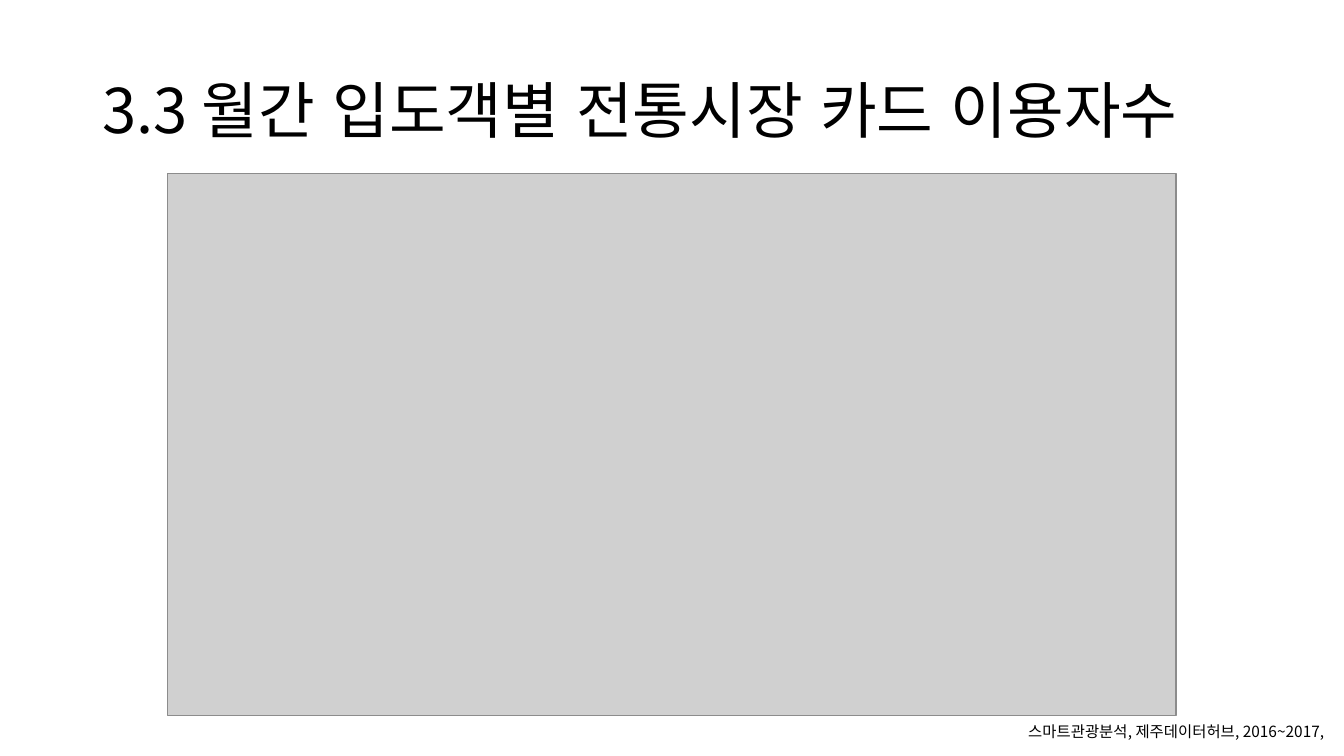
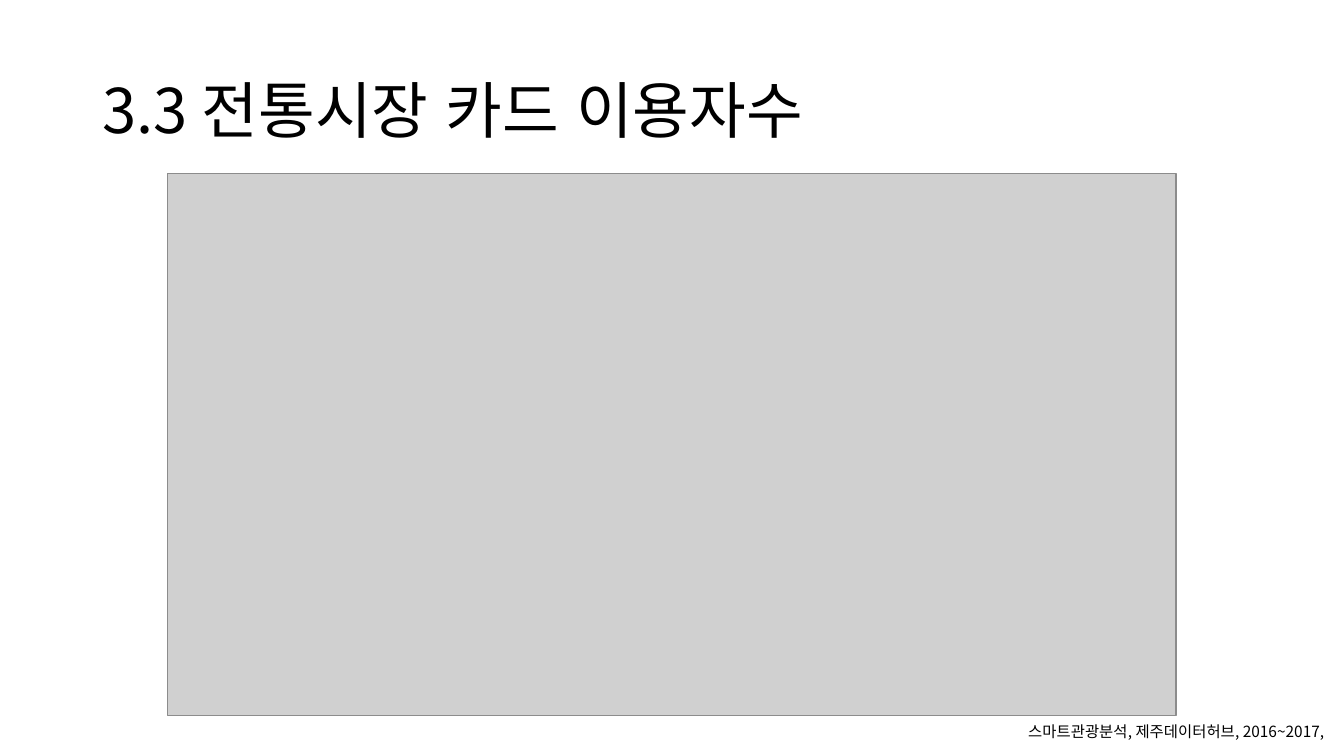
Before and after one commit to CityHopper/BM_YounghoonKANG_R, a slide deck: slide 12 of Presentation P/KANGYounghoon_3_20191206/제주도내 전통시장과 관광산업의 동시 발전 방향.pptx. Drawn at 1344x756 pixels with LibreOffice and Linux fonts; fonts in the diff are those of the drawing; grey boxes stand for pictures. Boxes give left, top, right and bottom in pixels: in the first picture for what was removed or moved away, otherwise in the second. Text is boxed around its words. In the diff, an @@ line names an element or a change of style, - is before the commit and + after.

```diff
--- a/Presentation P/KANGYounghoon_3_20191206/제주도내 전통시장과 관광산업의 동시 발전 방향.pptx
+++ b/Presentation P/KANGYounghoon_3_20191206/제주도내 전통시장과 관광산업의 동시 발전 방향.pptx
@@ title at [102,82,803,138]: text changed @@
-3.3 월간 입도객별 전통시장 카드 이용자수
+3.3 전통시장 카드 이용자수
```
Also in this commit, not shown: 1 other slide changed.
